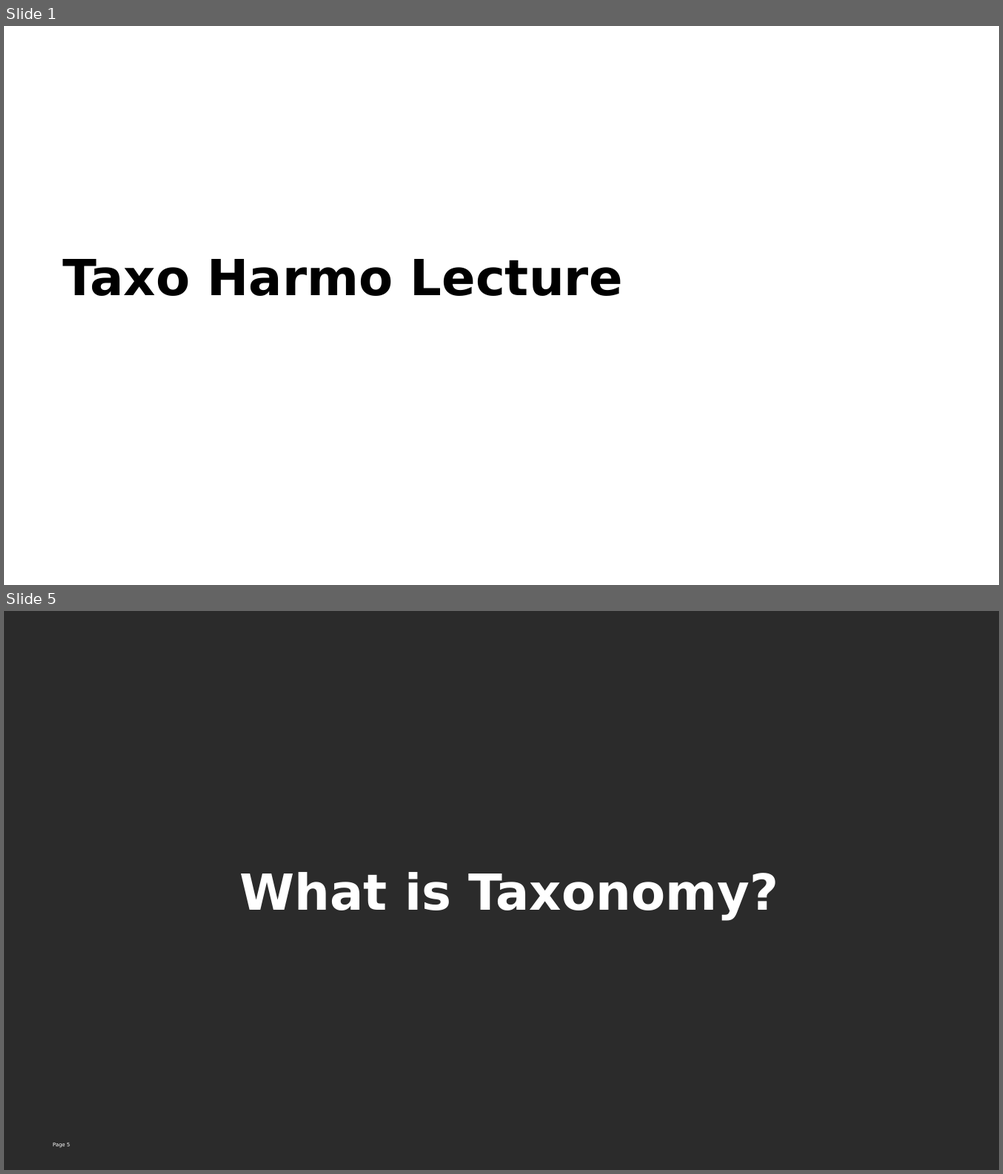
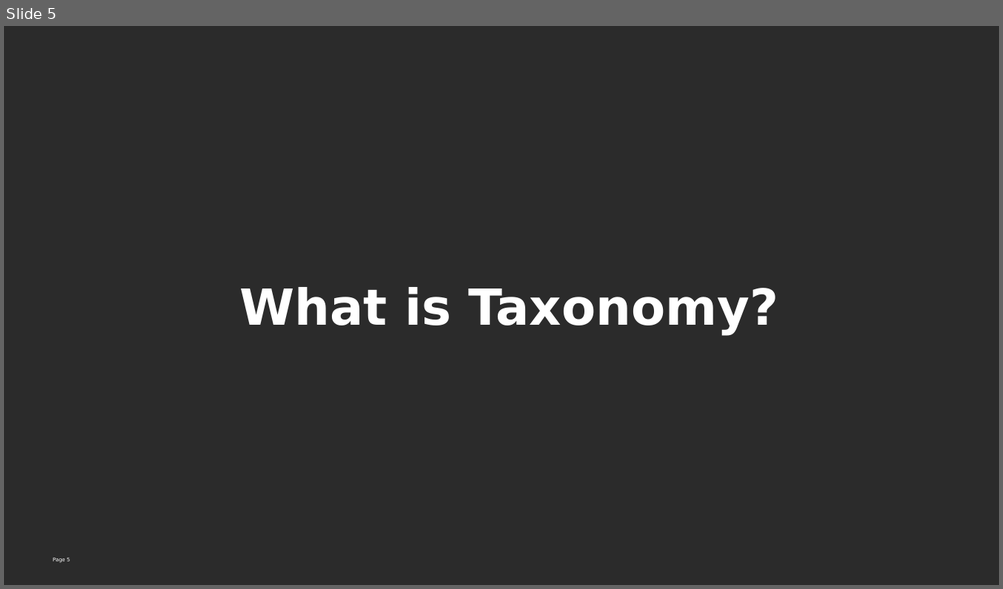
Before and after one commit to Rekyt/taxonomic_harmonization_lecture, a slide deck: taxoharmo_lecture.odp. Shown one above the other, each under a label of ours: slides 1 and 5 before the commit, slide 5 after it; the slides between them are not shown. The pictures are 1003x1174 and 1003x589 pixels, drawn with LibreOffice and Linux fonts; fonts in the diff are those of the drawing; background and template pictures are left out; a plain dark background stands for a picture behind light text. Boxes give left, top, right and bottom in pixels: in the first picture for what was removed or moved away, otherwise in the second. Text is boxed around its words. In the diff, an @@ line names an element or a change of style, - is before the commit and + after.

```diff
--- a/taxoharmo_lecture.odp
+++ b/taxoharmo_lecture.odp
@@ slide 1 removed at <box>4,26,999,585</box>, background picture (left out) @@
@@ text removed at <box>62,259,623,296</box> @@
-Taxo Harmo Lecture
```
Also in this commit, not shown: 7 slides changed, 1 slide added.
